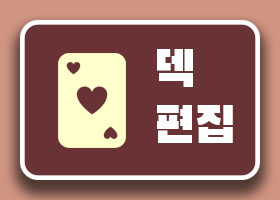
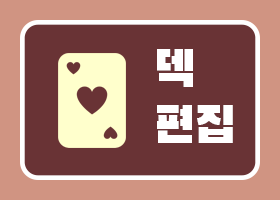
Layered file, before and after one edit (280x200). Changes by layer:
pixels changed over [5, 15, 275, 200] (layer not identified)
